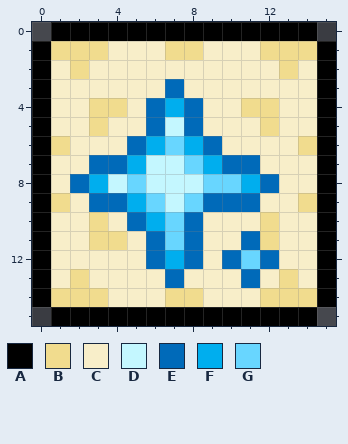
Pixel-art sprite, stored at Content/Buffs/Buffs/Minions/ExcaliburMinionBuff.png. The picture above is the old version.
The file is 32x32 pixels, drawn in blocks of 2x2; one block is one cell here.
Palette (. is transparent): A #000000  B #f1dc8e  C #f8eec9  D #c4f7ff  E #006ab9  F #00aeee  G #68d6ff
Pixels before, first column x 0:
 0 .AAAAAAAAAAAAAA.
 1 ABBBCCCBBCCCBBBA
 2 ACBCCCCCCCCCCBCA
 3 ACCCCCCECCCCCCCA
 4 ACCBBCEFECCBBCCA
 5 ACCBCCEDECCCBCCA
 6 ABCCCEFGFECCCCBA
 7 ACCEEFDDGFEECCCA
 8 ACEFDGDDDGGFECCA
 9 ABCEEFGDGEEECCBA
10 ACCBCEFGECCCBCCA
11 ACCBBCEGECCEBCCA
12 ACCCCCEFECEGECCA
13 ACBCCCCECCCECBCA
14 ABBBCCCBBCCCBBBA
15 .AAAAAAAAAAAAAA.
The same view after the edit:
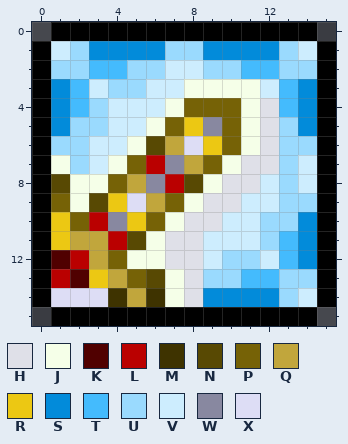
Colours new in this view: H #dfe0e8  J #f5ffe8  K #500000  L #ba0000  M #3e3300  N #584903  P #766206  Q #c1a63c  R #ecc813  S #028bda  T #44bbfd  U #9adafe  V #cdedfe  W #8888a0  X #ddddf5
Change:
Changed rows in their new state; - is an unchanged pixel.
first column x 1:
 1 VUSSSSUUSSSSUV
 2 UUTTUUVVUUTTUU
 3 STVUUVVJJJJVTS
 4 STUVVVJPPPJHTS
 5 SUUVVJPRWPJHUS
 6 UUVVJNQXRPJHUU
 7 JUVJPLWQPJHHUV
 8 NJJPQWLNJHHVUV
 9 PJNRXQPJHHVVUU
10 RPLWRPJHHVVUUS
11 RQQLNJHHVVVUTS
12 KLQPJJHHVUUVTS
13 LKRQPNJHUUTTUU
14 XXXMQMJHSSSSUV
Changed places in both pictures, as pixel boxes (x1, y1, x2, y2):
changed: (51, 41, 317, 307)
